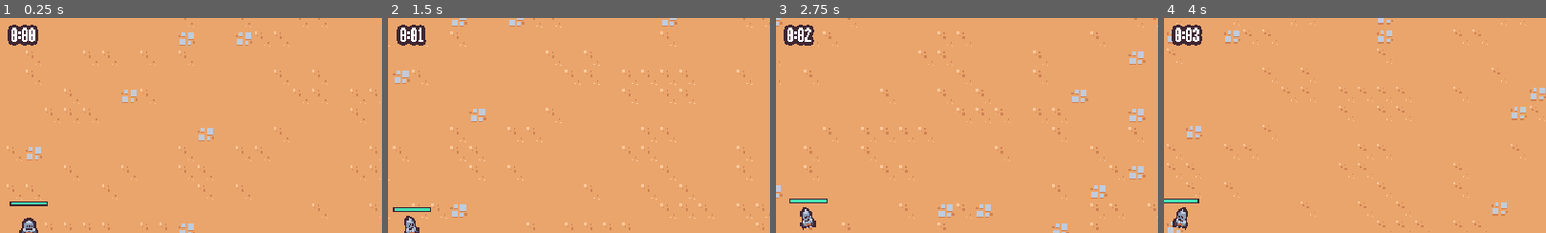
Above: before the commit, frames 1-4 (left to right).
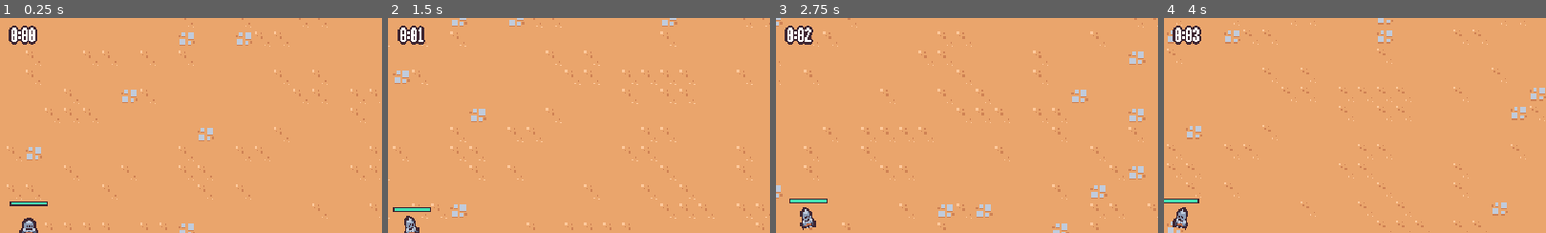
Above: after the commit, the same moments.

Repository: justknick/myFirst2DSurvivorsGame
Game: Godot game, scene res://scenes/main/main.tscn
Same seed, same stepped clock (60 frames per second), same inputs: the game is played once before the commit and once after it.
Inputs (mouse positions are % of the whole screen's width and height, from its top left):
- Up to frame 1 (0.25 s): no input
- Up to frame 2 (1.5 s): move the mouse to (72, 45) at 0.52 s; press the mouse at (72, 45) at 0.53 s; hold D (move_right) 0.53-1.28 s; move the mouse to (30, 55) at 1.27 s; release the mouse at (30, 55) at 1.28 s; hold S (move_down) from 1.28 s (still down); click (30, 55) at 1.35 s
- Up to frame 3 (2.75 s): move the mouse to (60, 28) at 2.02 s; release S (move_down) at 2.03 s; press the mouse at (60, 28) at 2.03 s; hold D (move_right) from 2.03 s (still down)
- Up to frame 4 (4 s): move the mouse to (45, 70) at 2.77 s; release D (move_right) at 2.78 s; release the mouse at (45, 70) at 2.78 s; hold W (move_up) 2.78-3.53 s; click (45, 70) at 2.85 s; move the mouse to (80, 65) at 3.52 s; press the mouse at (80, 65) at 3.53 s; hold A (move_left) from 3.53 s (still down)
The pictures show only the part of the screen within x 47-97%, y 0-50%; the shares and areas given below are measured in that part.

The runs differ from the first frame. In frame 1, 0.1% of the frame differs, in the area x 2-10%, y 3-13%; in frame 2, 0.1%; in frame 3, 0.1%; in frame 4, 0.1%.

Commit message:
Section 3.44 - Adding Floating Damage Text // created floating_text scene // updated arena_time_ui scene (updated outline size), hurtbox_component script (preload floating_text scene, raise text position)

Diff:
--- a/scenes/component/hurtbox_component.gd
+++ b/scenes/component/hurtbox_component.gd
@@ -2,6 +2,9 @@
 class_name HurtboxComponent
 
 @export var health_component: HealthComponent
+
+# generally want to avoid hardcoding resources, but also don't want to clutter properties
+var floating_text_scene = preload("res://scenes/ui/floating_text.tscn")
 
 
 func _ready():
@@ -17,3 +20,9 @@
 
 	var hitbox_component = other_area as HitboxComponent
 	health_component.damage(hitbox_component.damage)
+
+	var floating_text = floating_text_scene.instantiate() as Node2D
+	get_tree().get_first_node_in_group("foreground_layer").add_child(floating_text)
+
+	floating_text.global_position = global_position + (Vector2.UP * 20)
+	floating_text.start(str(hitbox_component.damage))
--- a/scenes/ui/arena_time_ui.tscn
+++ b/scenes/ui/arena_time_ui.tscn
@@ -22,5 +22,5 @@
 size_flags_horizontal = 4
 size_flags_vertical = 0
 theme_override_colors/font_outline_color = Color(0.247059, 0.14902, 0.192157, 1)
-theme_override_constants/outline_size = 10
+theme_override_constants/outline_size = 6
 text = "test"
--- /dev/null
+++ b/scenes/ui/floating_text.gd
@@ -0,0 +1,32 @@
+extends Node2D
+
+
+func _ready():
+	pass
+
+
+func start(text: String):
+	$Label.text = text
+
+	# start tween for floating text bounce
+	var tween = create_tween()
+	tween.set_parallel()
+
+	# tween to rise and disappear
+	tween.tween_property(self, "global_position", global_position + (Vector2.UP * 16), .3)\
+	.set_ease(Tween.EASE_OUT).set_trans(Tween.TRANS_CUBIC)
+	# chain to follow up tween
+	tween.chain().tween_property(self, "global_position", global_position + (Vector2.UP * 48), .5)\
+	.set_ease(Tween.EASE_IN).set_trans(Tween.TRANS_CUBIC)
+	tween.tween_property(self, "scale", Vector2.ZERO, .5)\
+	.set_ease(Tween.EASE_IN).set_trans(Tween.TRANS_CUBIC)
+	# chain to release tween
+	tween.chain().tween_callback(queue_free)
+
+#	# tween to scale
+	var scale_tween = create_tween()
+	scale_tween.tween_property(self, "scale", Vector2.ONE * 1.5, .15)\
+	.set_ease(Tween.EASE_OUT).set_trans(Tween.TRANS_CUBIC)
+	scale_tween.tween_property(self, "scale", Vector2.ONE, .15)\
+	.set_ease(Tween.EASE_IN).set_trans(Tween.TRANS_CUBIC)
+#	tween.chain().tween_callback(queue_free)
--- /dev/null
+++ b/scenes/ui/floating_text.tscn
@@ -0,0 +1,18 @@
+[gd_scene load_steps=2 format=3 uid="uid://drk7xqpu5v4t6"]
+
+[ext_resource type="Script" path="res://scenes/ui/floating_text.gd" id="1_j3osf"]
+
+[node name="FloatingText" type="Node2D"]
+script = ExtResource("1_j3osf")
+
+[node name="Label" type="Label" parent="."]
+custom_minimum_size = Vector2(100, 32)
+offset_left = -50.0
+offset_top = -14.0
+offset_right = 50.0
+offset_bottom = 18.0
+theme_override_colors/font_outline_color = Color(0.247059, 0.14902, 0.192157, 1)
+theme_override_constants/outline_size = 6
+text = "700"
+horizontal_alignment = 1
+vertical_alignment = 1
